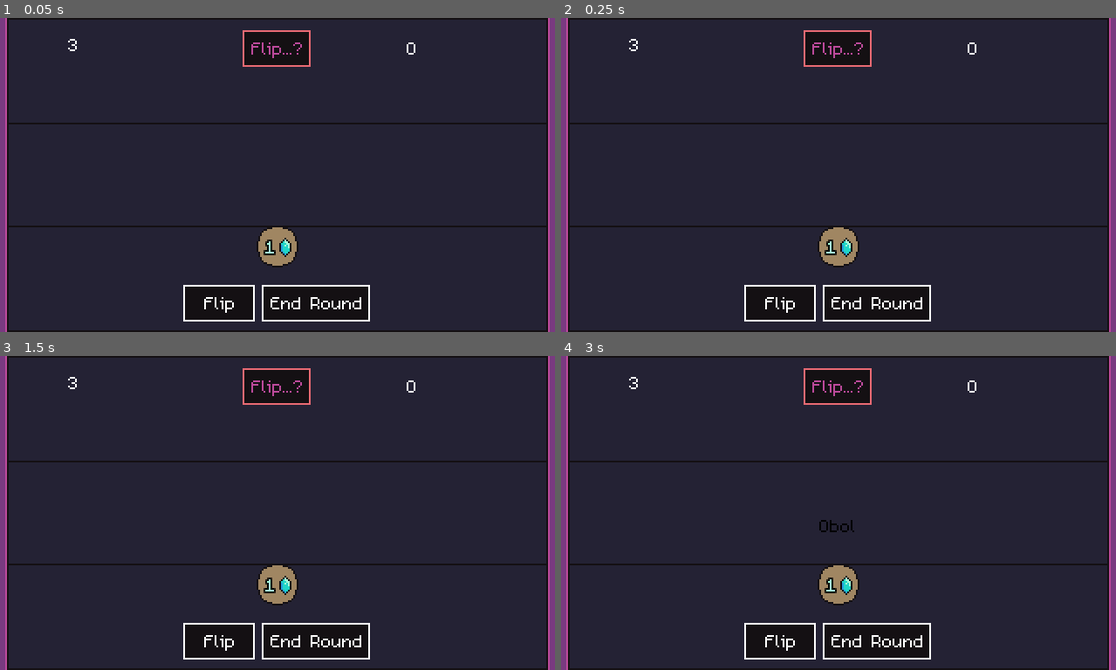
Above: before the commit, frames 1-4 (two rows, left to right).
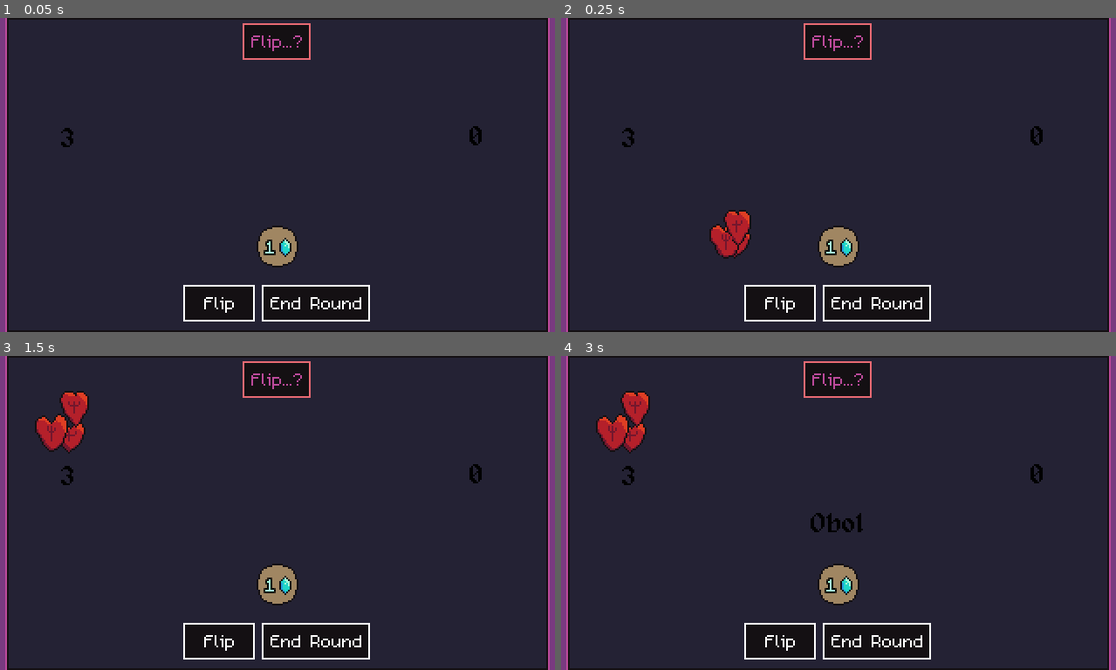
Above: after the commit, the same moments.

Repository: bdunko/Charon-s-Obol
Game: Godot game, scene res://main.tscn
Same seed, same stepped clock (60 frames per second), same inputs: the game is played once before the commit and once after it.
Inputs (mouse positions are in pixels of both pictures, inside the frame that each line leads up to):
- Up to frame 1 (0.05 s): no input
- Up to frame 2 (0.25 s): no input
- Up to frame 3 (1.5 s): move the mouse to (277, 387) at 0.52 s; click (277, 387) at 0.67 s; tap Enter at 1.25 s; move the mouse to (249, 556) at 1.27 s; click (249, 556) at 1.42 s
- Up to frame 4 (3 s): tap Space at 2 s; move the mouse to (894, 443) at 2.02 s; click (894, 443) at 2.17 s; tap Enter at 2.75 s; move the mouse to (810, 575) at 2.77 s; click (810, 575) at 2.92 s

The runs differ from the first frame. In frame 1, 2.1% of the frame differs, in the area x 1-99%, y 1-67%; in frame 2, 2.9%; in frame 3, 3.3%; in frame 4, 3.5%.
Error before the commit: Assertion failed. (res://global.gd:136)
Error after the commit: Assertion failed. (res://global.gd:139)

Commit message:
Fancy fonts

Diff:
--- /dev/null
+++ b/blue_soul_fragment.tscn
@@ -0,0 +1,51 @@
+[gd_scene load_steps=8 format=3 uid="uid://dpenc5by7cwjw"]
+
+[ext_resource type="Texture2D" uid="uid://cx4bursdkr6ms" path="res://assets/world/soul_fragment_blue_spritesheet.png" id="1_khgko"]
+
+[sub_resource type="AtlasTexture" id="AtlasTexture_p47nu"]
+atlas = ExtResource("1_khgko")
+region = Rect2(51, 0, 17, 34)
+
+[sub_resource type="AtlasTexture" id="AtlasTexture_b6lav"]
+atlas = ExtResource("1_khgko")
+region = Rect2(17, 0, 17, 34)
+
+[sub_resource type="AtlasTexture" id="AtlasTexture_6tesv"]
+atlas = ExtResource("1_khgko")
+region = Rect2(34, 0, 17, 34)
+
+[sub_resource type="AtlasTexture" id="AtlasTexture_k6bsc"]
+atlas = ExtResource("1_khgko")
+region = Rect2(0, 0, 17, 34)
+
+[sub_resource type="AtlasTexture" id="AtlasTexture_v08ao"]
+atlas = ExtResource("1_khgko")
+region = Rect2(68, 0, 17, 34)
+
+[sub_resource type="SpriteFrames" id="SpriteFrames_u3xnx"]
+animations = [{
+"frames": [{
+"duration": 1.0,
+"texture": SubResource("AtlasTexture_p47nu")
+}, {
+"duration": 1.0,
+"texture": SubResource("AtlasTexture_b6lav")
+}, {
+"duration": 1.0,
+"texture": SubResource("AtlasTexture_6tesv")
+}, {
+"duration": 1.0,
+"texture": SubResource("AtlasTexture_k6bsc")
+}, {
+"duration": 1.0,
+"texture": SubResource("AtlasTexture_v08ao")
+}],
+"loop": true,
+"name": &"default",
+"speed": 5.0
+}]
+
+[node name="BlueSoulFragment" type="AnimatedSprite2D"]
+sprite_frames = SubResource("SpriteFrames_u3xnx")
+centered = false
+offset = Vector2(-8, -16)
--- a/global.gd
+++ b/global.gd
@@ -47,7 +47,7 @@
 		if round_count > NUM_ROUNDS:
 			state = State.GAME_OVER
 
-const LIVES_PER_ROUND = [-1, 3, 5, 8, 10, 15]
+const LIVES_PER_ROUND = [-1, 3, 5, 8, 10, 13]
 var lives:
 	set(val):
 		lives = val
@@ -79,7 +79,10 @@
 func choose_one(arr: Array):
 	return arr[RNG.randi_range(0, arr.size()-1)]
 
-
+# creates a delay of a given time
+# await on this function call
+func delay(delay_in_secs: float):
+	await get_tree().create_timer(delay_in_secs).timeout
 
 
 
@@ -263,7 +266,7 @@
 var POSEIDON_FAMILY = CoinFamily.new(" of Poseidon", "Shake the Earth", [2, 8, 18, 32], [0, 0, 0, 0], [1, 2, 3, 4], Power.FLIP_AND_NEIGHBORS, "Reflip a coin and its neighbors.", [1, 2, 3, 4], _POSEIDON_ICON, _FRAGMENT_ICON_RED)
 var DEMETER_FAMILY = CoinFamily.new(" of Demeter", "Grow Ever Stronger", [2, 8, 18, 32], [0, 0, 0, 0], [1, 2, 3, 4], Power.GAIN_LIFE, "Restores life fragments.", [1, 2, 3, 4], _DEMETER_ICON, _FRAGMENT_ICON_RED)
 var APOLLO_FAMILY = CoinFamily.new(" of Apollo", "Arrow of Light", [2, 8, 18, 32], [0, 0, 0, 0], [1, 2, 3, 4], Power.GAIN_ARROW, "Gain an Arrow of Light.", [1, 2, 3, 4], _APOLLO_ICON, _FRAGMENT_ICON_RED)
-var ARTEMIS_FAMILY = CoinFamily.new(" of Artemis", "Moonlit Ritual", [2, 8, 18, 32], [0, 0, 0, 0], [1, 2, 3, 4], Power.CHANGE_AND_BLURSE, "Change heads to tails or tails to heads, then...", [1, 2, 3, 4], _ARTEMIS_ICON, _FRAGMENT_ICON_RED)
+var ARTEMIS_FAMILY = CoinFamily.new(" of Artemis", "Moonlit Ritual", [2, 8, 18, 32], [0, 0, 0, 0], [1, 2, 3, 4], Power.CHANGE_AND_BLURSE, "Swap heads to tails or vice versa, then...", [1, 2, 3, 4], _ARTEMIS_ICON, _FRAGMENT_ICON_RED)
 var ARES_FAMILY = CoinFamily.new(" of Ares", "Chaos of War", [2, 8, 18, 32], [0, 0, 0, 0], [1, 2, 3, 4], Power.REFLIP_ALL, "Reflip ALL other coins.", [3, 4, 5, 6], _ARES_ICON, _FRAGMENT_ICON_RED)
 var ATHENA_FAMILY = CoinFamily.new(" of Athena", "Phalanx Strategy", [2, 8, 18, 32], [0, 0, 0, 0], [1, 2, 3, 4], Power.WISDOM, "Reduce a coin's tails penalty.", [1, 2, 3, 4], _ATHENA_ICON, _FRAGMENT_ICON_RED)
 var HEPHAESTUS_FAMILY = CoinFamily.new(" of Hephaestus", "Forged in Fire", [2, 8, 18, 32], [0, 0, 0, 0], [1, 2, 3, 4], Power.FORGE, "Upgrade a coin's value.", [1, 2, 3, 4], _HEPHAESTUS_ICON, _FRAGMENT_ICON_RED)
--- a/main.gd
+++ b/main.gd
@@ -4,6 +4,16 @@
 @onready var _SHOP : Shop = $Table/Shop
 
 @onready var _RESET_BUTTON = $UI/ResetButton
+@onready var _RED_SOUL_FRAGMENTS = $RedSoulFragments
+@onready var _BLUE_SOUL_FRAGMENTS = $BlueSoulFragments
+
+@onready var _RED_SOUL_FRAGMENT_SCENE = preload("res://red_soul_fragment.tscn")
+@onready var _BLUE_SOUL_FRAGMENT_SCENE = preload("res://blue_soul_fragment.tscn")
+
+@onready var _CHARON_POINT = $Points/Charon
+@onready var _PLAYER_POINT = $Points/Player
+@onready var _RED_SOUL_FRAGMENT_POINT = $Points/RedSoulFragmentPile
+@onready var _BLUE_SOUL_FRAGMENT_POINT = $Points/BlueSoulFragmentPile
 
 func _ready() -> void:
 	assert(_COIN_ROW)
@@ -11,9 +21,56 @@
 
 	assert(_RESET_BUTTON)
 
+	assert(_CHARON_POINT)
+	assert(_PLAYER_POINT)
+	assert(_RED_SOUL_FRAGMENT_POINT)
+	assert(_BLUE_SOUL_FRAGMENT_POINT)
+
 	Global.state_changed.connect(_on_state_changed)
+	Global.life_count_changed.connect(_on_life_count_changed)
+	Global.fragments_count_changed.connect(_on_fragment_count_changed)
 
 	_on_reset_button_pressed()
+
+func _on_fragment_count_changed() -> void:
+	_update_fragment_pile(Global.fragments, _BLUE_SOUL_FRAGMENT_SCENE, _BLUE_SOUL_FRAGMENTS, _CHARON_POINT, _CHARON_POINT, _BLUE_SOUL_FRAGMENT_POINT)
+
+func _on_life_count_changed() -> void:
+	_update_fragment_pile(Global.lives, _RED_SOUL_FRAGMENT_SCENE, _RED_SOUL_FRAGMENTS, _PLAYER_POINT, _CHARON_POINT, _RED_SOUL_FRAGMENT_POINT)
+
+func _update_fragment_pile(amount: int, scene: Resource, pile: Node, point_gain: Node, point_take: Node, point_pile: Node) -> void:
+	var fragment_count = 0
+
+	# move live from pile to charon
+	while pile.get_child_count() > max(0, amount):
+		var fragment = pile.get_child(0)
+		pile.remove_child(fragment)
+		get_tree().root.add_child(fragment)
+
+		# visually move it from pile to charon
+		var tween = create_tween()
+		#tween.tween_interval(fragment_count * 0.02)
+		tween.tween_property(fragment, "position", point_take.position, 0.5).set_trans(Tween.TRANS_CUBIC)
+		tween.tween_callback(fragment.queue_free)
+
+		fragment_count += 1
+
+	while pile.get_child_count() < amount:
+		var fragment: AnimatedSprite2D = scene.instantiate()
+
+		# randomize appearance
+		fragment.frame = Global.RNG.randi_range(0, 4)
+
+		fragment.position = point_gain.position
+		var target_pos = point_pile.position + Vector2(Global.RNG.randi_range(-20, 20), Global.RNG.randi_range(-12, 12))
+
+		# move from player to pile
+		var tween = create_tween()
+		#tween.tween_interval(fragment_count * 0.02)
+		tween.tween_property(fragment, "position", target_pos, 0.5).set_trans(Tween.TRANS_CUBIC)
+
+		pile.add_child(fragment)
+		fragment_count += 1
 
 func _on_state_changed() -> void:
 	if Global.state == Global.State.GAME_OVER:
@@ -69,7 +126,7 @@
 				return
 
 			# refresh lives
-			Global.lives = Global.LIVES_PER_ROUND[Global.round_count]
+			Global.lives += Global.LIVES_PER_ROUND[Global.round_count]
 
 			# recharge all coin powers
 			for coin in _COIN_ROW.get_children():
--- a/main.tscn
+++ b/main.tscn
@@ -15,6 +15,7 @@
 [ext_resource type="Script" path="res://warning_label.gd" id="7_gwofi"]
 [ext_resource type="PackedScene" uid="uid://bjl18p6kktksk" path="res://voyage.tscn" id="7_o62wp"]
 [ext_resource type="Script" path="res://continue_button.gd" id="7_qf0wi"]
+[ext_resource type="FontFile" uid="uid://dgfoet7uiqnul" path="res://assets/fonts/alagard.ttf" id="10_5ty3u"]
 [ext_resource type="Script" path="res://power_label.gd" id="10_aytg2"]
 [ext_resource type="PackedScene" uid="uid://bedblkbwue803" path="res://textbox.tscn" id="13_kjj73"]
 [ext_resource type="Texture2D" uid="uid://bvm3hdbvg6vry" path="res://assets/ninepatch/charon_dialogue_9patch.png" id="14_une3h"]
@@ -90,31 +91,39 @@
 
 [node name="LivesLabel" type="Label" parent="UI"]
 texture_filter = 1
-offset_left = 9.0
-offset_top = 8.0
-offset_right = 77.0
-offset_bottom = 27.0
-text = "Lives: 5"
+offset_left = 6.0
+offset_top = 62.0
+offset_right = 74.0
+offset_bottom = 81.0
+theme_override_colors/font_color = Color(0, 0, 0, 1)
+theme_override_fonts/font = ExtResource("10_5ty3u")
+theme_override_font_sizes/font_size = 16
+text = "3"
 horizontal_alignment = 1
 script = ExtResource("5_47pph")
 
 [node name="FragmentsLabel" type="Label" parent="UI"]
 texture_filter = 1
-offset_left = 234.0
-offset_top = 10.0
-offset_right = 302.0
-offset_bottom = 29.0
-text = "Fragments: 0"
+offset_left = 240.0
+offset_top = 61.0
+offset_right = 308.0
+offset_bottom = 80.0
+theme_override_colors/font_color = Color(0, 0, 0, 1)
+theme_override_fonts/font = ExtResource("10_5ty3u")
+text = "5"
+horizontal_alignment = 1
 script = ExtResource("4_cmijk")
 
 [node name="PowerLabel" type="Label" parent="UI"]
 texture_filter = 1
 offset_left = 6.0
-offset_top = 84.0
+offset_top = 76.0
 offset_right = 314.0
-offset_bottom = 109.0
+offset_bottom = 117.0
 theme_override_colors/font_color = Color(0, 0, 0, 1)
-theme_override_constants/line_spacing = -1
+theme_override_constants/line_spacing = 0
+theme_override_fonts/font = ExtResource("10_5ty3u")
+theme_override_font_sizes/font_size = 16
 text = "Diobol of Athena
 Power Text
 "
@@ -150,9 +159,9 @@
 position = Vector2(150, 27)
 
 [node name="CharonTextbox" type="BoxContainer" parent="UI"]
-offset_top = 7.0
+offset_top = 3.0
 offset_right = 320.0
-offset_bottom = 28.0
+offset_bottom = 24.0
 alignment = 1
 script = ExtResource("15_68qeo")
 
@@ -164,6 +173,7 @@
 
 [node name="Text" parent="UI/CharonTextbox/Textbox/TextMargin" index="0"]
 theme_override_colors/default_color = Color(0.737255, 0.290196, 0.607843, 1)
+theme_override_font_sizes/normal_font_size = 0
 text = "Charon Dialogue"
 
 [node name="Table" type="Node2D" parent="."]
@@ -205,9 +215,9 @@
 
 [node name="Shop" type="HBoxContainer" parent="Table"]
 offset_left = 77.0
-offset_top = 28.0
+offset_top = 21.0
 offset_right = 243.0
-offset_bottom = 88.0
+offset_bottom = 81.0
 mouse_filter = 2
 theme_override_constants/separation = 14
 alignment = 1
@@ -232,6 +242,24 @@
 
 [node name="GodCoinShopItem3" parent="Table/Shop/GodCoinContainer" instance=ExtResource("3_d2o1n")]
 layout_mode = 2
+
+[node name="RedSoulFragments" type="Node" parent="."]
+
+[node name="BlueSoulFragments" type="Node" parent="."]
+
+[node name="Points" type="Node" parent="."]
+
+[node name="Charon" type="Node2D" parent="Points"]
+position = Vector2(160, -99)
+
+[node name="BlueSoulFragmentPile" type="Node2D" parent="Points"]
+position = Vector2(273, 34)
+
+[node name="Player" type="Node2D" parent="Points"]
+position = Vector2(160, 210)
+
+[node name="RedSoulFragmentPile" type="Node2D" parent="Points"]
+position = Vector2(39, 34)
 
 [connection signal="clicked" from="UI/PlayerTextboxs/FlipButton" to="." method="_on_flip_button_pressed"]
 [connection signal="clicked" from="UI/PlayerTextboxs/AcceptButton" to="." method="_on_accept_button_pressed"]
--- a/project.godot
+++ b/project.godot
@@ -30,7 +30,7 @@
 [gui]
 
 fonts/dynamic_fonts/use_oversampling=false
-theme/custom_font="res://assets/m5x7.ttf"
+theme/custom_font="res://assets/fonts/m5x7.ttf"
 theme/default_font_antialiasing=0
 theme/default_font_hinting=0
 theme/default_font_subpixel_positioning=0
--- /dev/null
+++ b/red_soul_fragment.tscn
@@ -0,0 +1,52 @@
+[gd_scene load_steps=8 format=3 uid="uid://dx84aref84idh"]
+
+[ext_resource type="Texture2D" uid="uid://bb4xh2hm7w8vb" path="res://assets/world/soul_fragment_red_spritesheet.png" id="1_t4j5f"]
+
+[sub_resource type="AtlasTexture" id="AtlasTexture_0aqoj"]
+atlas = ExtResource("1_t4j5f")
+region = Rect2(84, 0, 21, 22)
+
+[sub_resource type="AtlasTexture" id="AtlasTexture_tna7d"]
+atlas = ExtResource("1_t4j5f")
+region = Rect2(63, 0, 21, 22)
+
+[sub_resource type="AtlasTexture" id="AtlasTexture_16ymw"]
+atlas = ExtResource("1_t4j5f")
+region = Rect2(42, 0, 21, 22)
+
+[sub_resource type="AtlasTexture" id="AtlasTexture_7ovvf"]
+atlas = ExtResource("1_t4j5f")
+region = Rect2(0, 0, 21, 22)
+
+[sub_resource type="AtlasTexture" id="AtlasTexture_xiunm"]
+atlas = ExtResource("1_t4j5f")
+region = Rect2(21, 0, 21, 22)
+
+[sub_resource type="SpriteFrames" id="SpriteFrames_yd5w8"]
+animations = [{
+"frames": [{
+"duration": 1.0,
+"texture": SubResource("AtlasTexture_0aqoj")
+}, {
+"duration": 1.0,
+"texture": SubResource("AtlasTexture_tna7d")
+}, {
+"duration": 1.0,
+"texture": SubResource("AtlasTexture_16ymw")
+}, {
+"duration": 1.0,
+"texture": SubResource("AtlasTexture_7ovvf")
+}, {
+"duration": 1.0,
+"texture": SubResource("AtlasTexture_xiunm")
+}],
+"loop": true,
+"name": &"default",
+"speed": 5.0
+}]
+
+[node name="RedSoulFragment" type="AnimatedSprite2D"]
+sprite_frames = SubResource("SpriteFrames_yd5w8")
+frame_progress = 0.363889
+centered = false
+offset = Vector2(-10, -10)
--- a/theme.tres
+++ b/theme.tres
@@ -1,6 +1,6 @@
 [gd_resource type="Theme" load_steps=2 format=3 uid="uid://js8cepqdx63j"]
 
-[ext_resource type="FontFile" uid="uid://bd2gns5j8fooy" path="res://assets/m5x7.ttf" id="1_v7wb6"]
+[ext_resource type="FontFile" uid="uid://bd2gns5j8fooy" path="res://assets/fonts/m5x7.ttf" id="1_v7wb6"]
 
 [resource]
 default_font = ExtResource("1_v7wb6")
--- a/tooltip/tooltip.tres
+++ b/tooltip/tooltip.tres
@@ -1,6 +1,6 @@
 [gd_resource type="Theme" load_steps=2 format=3 uid="uid://b2hp2gvhqs2ao"]
 
-[ext_resource type="FontFile" uid="uid://bd2gns5j8fooy" path="res://assets/m5x7.ttf" id="1_6ru3p"]
+[ext_resource type="FontFile" uid="uid://bd2gns5j8fooy" path="res://assets/fonts/m5x7.ttf" id="1_6ru3p"]
 
 [resource]
 default_font = ExtResource("1_6ru3p")
Binary file added: assets/fonts/GothicPixels.ttf
Not shown, added: assets/fonts/GothicPixels.ttf.import
Binary file added: assets/fonts/alagard.ttf
Not shown, added: assets/fonts/alagard.ttf.import
Renamed: assets/m5x7.ttf -> assets/fonts/m5x7.ttf
Not shown, added: assets/fonts/m5x7.ttf.import
Binary file added: assets/fonts/sd_auto_pilot.ttf
Not shown, changed: assets/fonts/sd_auto_pilot.ttf.import
Binary file changed: assets/world/table.png
Not shown: 1 places in main.tscn that only renumber resources
